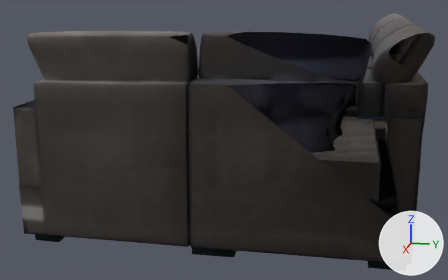
Renders of the glTF model models/uyut-ugl.glb from each side of a commit.
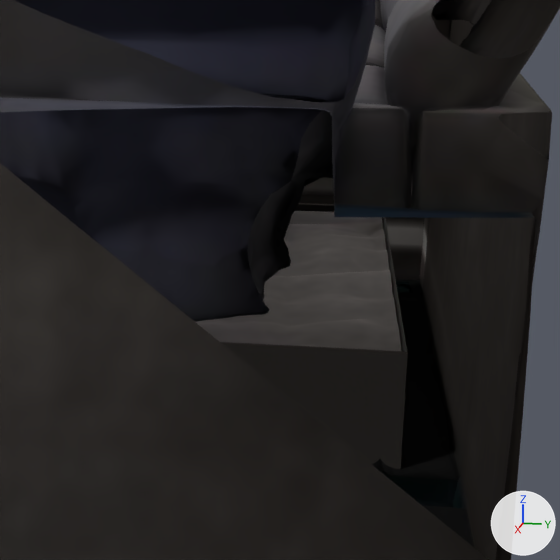
There are two pictures of each version: one whole from a 50 mm lens placed at (1.591, 0.251, 0.511), pointed at (0.036, -0.06, 0.122), one close up on the part from 55% to 96% of the width and 17% to 83% of the height. The axes (+X, +Y, +Z) are drawn at lower right. The lights are the same throughout. The last two pictures show the newer version. Both versions are drawn at frame 0 of the action 'Raskladka'; the numbers are the values there. Everything nearer to the camera than a plane just in front of the edit is cut away. Vertices at exactly the same position are counted once.

Script lines for the objects in view, before the commit:
```python
me_geometry_0 = bpy.data.meshes.new('geometry_0')
me_geometry_0.from_pydata(...)  # 7249 vertices, 14433 faces; spans x -0.501..0.5, y -0.402..0.408, z 0.0..0.435
me_geometry_0.materials.append(mat_material_0)  # picture img_geometry_0_basecolor_x
me_korob = bpy.data.meshes.new('Korob')
me_korob.from_pydata(...)  # 351 vertices, 374 faces; spans x -0.425..0.154, y -0.035..0.335, z 0.002..0.113
me_korob.materials.append(mat_material_0)  # picture img_geometry_0_basecolor_x
me_matras = bpy.data.meshes.new('Matras')
me_matras.from_pydata(...)  # 2293 vertices, 4453 faces; spans x -0.418..0.145, y -0.359..0.0, z 0.0..0.071
me_matras.materials.append(mat_material_0)  # picture img_geometry_0_basecolor_x
ob_geometry_0 = bpy.data.objects.new('geometry_0', me_geometry_0)
ob_geometry_0.location = (0.0, 0.0, 0.0)
ob_korob = bpy.data.objects.new('Korob', me_korob)
ob_korob.location = (0.0, 0.0, 0.0)
ob_matras = bpy.data.objects.new('Matras', me_matras)
ob_matras.location = (0.0, 0.333, 0.0376)
```
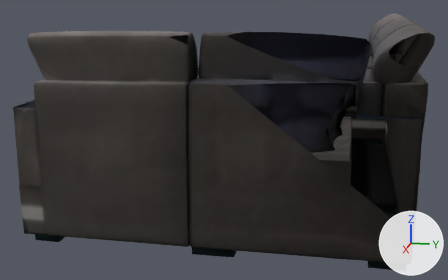
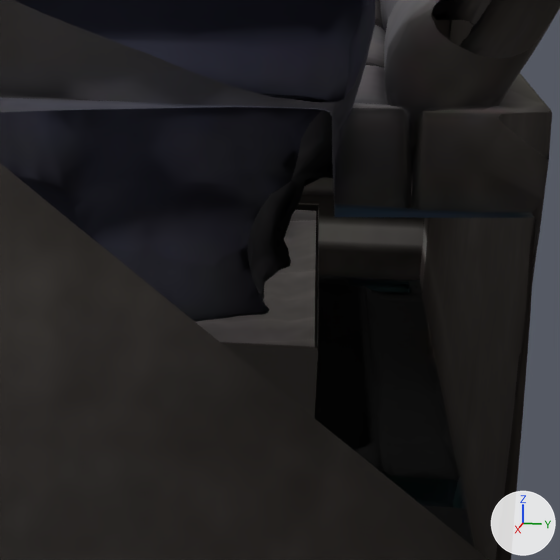
Changed parts and their boxes [x1, y1, x2, y2] in the close-ups (560 x 560 px):
'Matras', moved: before [196, 211, 401, 351]; after [196, 210, 316, 347]
'Korob', reshaped: before [220, 203, 408, 469]; after [220, 203, 319, 418]

Edits to the bpy script that builds the scene:
```text
Change me_korob:
    used by ob_korob; location = (0.0, 0.0, 0.0)
    remove me_korob.from_pydata(...)  # 351 vertices, 374 faces; spans x -0.425..0.154, y -0.035..0.335, z 0.002..0.113
    add me_korob.from_pydata(...)  # 351 vertices, 374 faces; spans x -0.425..0.154, y -0.035..0.268, z 0.002..0.113
    me_korob part 1: all 10 vertices in x -0.425..0.154, y 0.335, z 0.004..0.113 are moved by (0.0, -0.067, 0.0)
Change ob_matras:
    ob_matras.location: (0.0, 0.333, 0.0376) -> (0.0, 0.2659, 0.0384)
```
